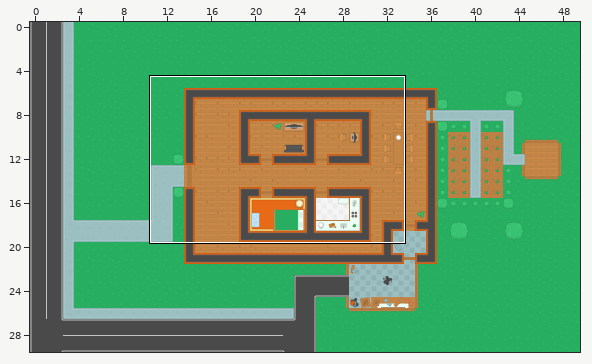
Tiled map: Shooter/maps/map1.tmx. Above: a wide view before the commit, with the close-up outlined.
Close-up. Old version:
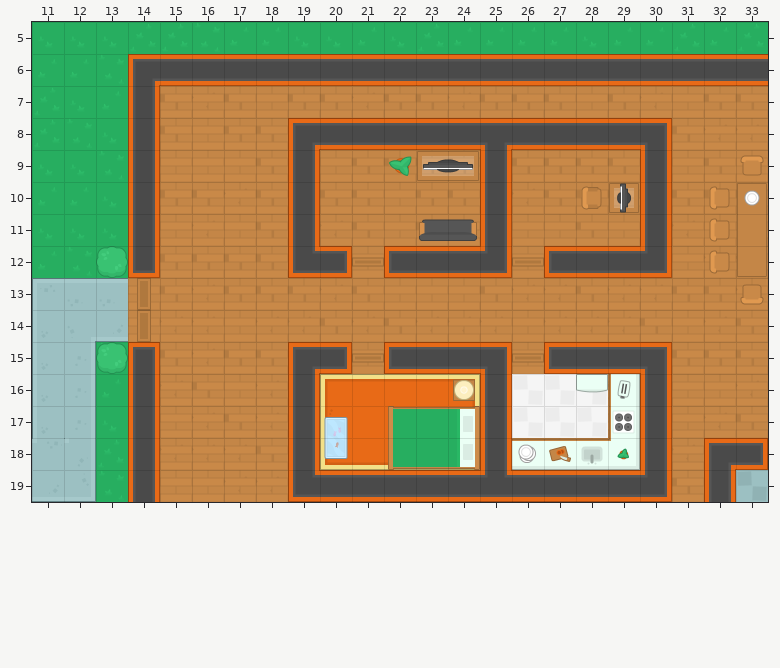
Cells are 64x64 px. Shown: x 11..33, y 5..19.
Now the later version:
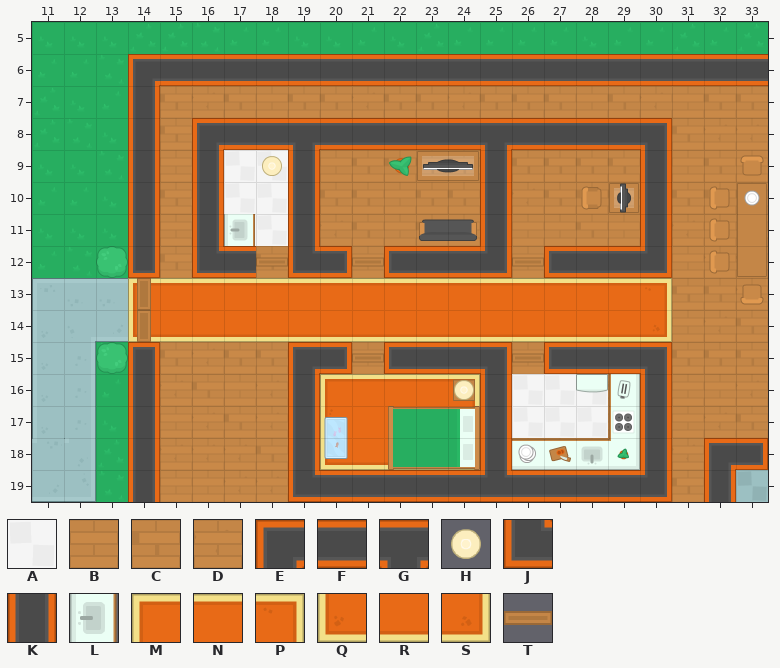
Key: from "Kenny Topdown Pack": A 11, B 41, C 43, D 45, E 108, F 110, G 111, H 131, J 135, K 137, L 322 turned 90, M 369, N 370, P 371, Q 423, R 424, S 425, T 472.
_ is an empty cell.
Change:
Layer "Ground":
y 9: x 17..18 BC -> AA
y 10: x 17..18 DC -> AA
y 11: x 17..18 BC -> AA
y 13: x 14..30 BCDCCCDCBBBCDDCDD -> MNNNNNNNNNNNNNNNP
y 14: x 14..30 BDDBDDCDCDDDBDDDC -> QRRRRRRRRRRRRRRRS
Layer "Walls":
y 8: x 16..19 ___E -> EFFG
y 9..10: x 16 _ -> K
y 11: x 16..17 __ -> KL
y 12: x 16..18 ___ -> JFT
Layer "Items":
y 9: x 18 _ -> H
Boxes around the changes in both close-ups, in picture pixels (x1, y1, x2, y2):
changed: (128, 118, 672, 342)
